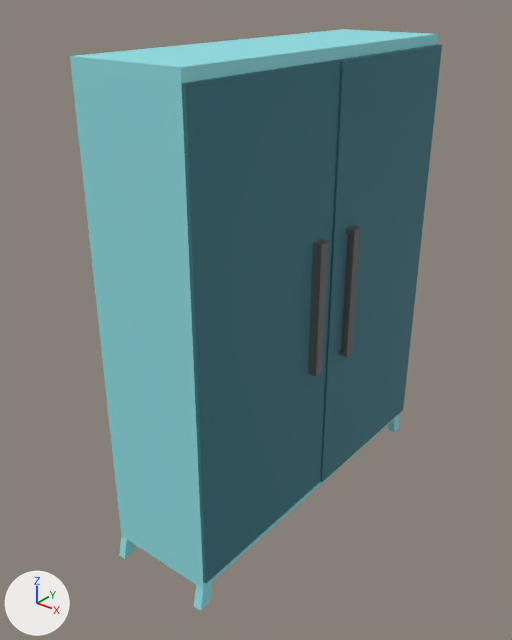
A saved change to the FBX model Baú -Modelos_3D/Cenários/Salas_Casa/Quarto_Vanessa/Guarda_Roupa.fbx.
Both versions are drawn from a 50 mm lens placed at (4.29, -5.06, 4.85), pointed at (0.44, -0.25, 1.87). Every picture has the same lights, and +X, +Y and +Z are marked at lower left. Where no turn or scale is listed for an object, it has been applied to the vertices.

Objects in the first picture: 'Armario', 'Porta_Aberta', 'Porta_Fechada'.
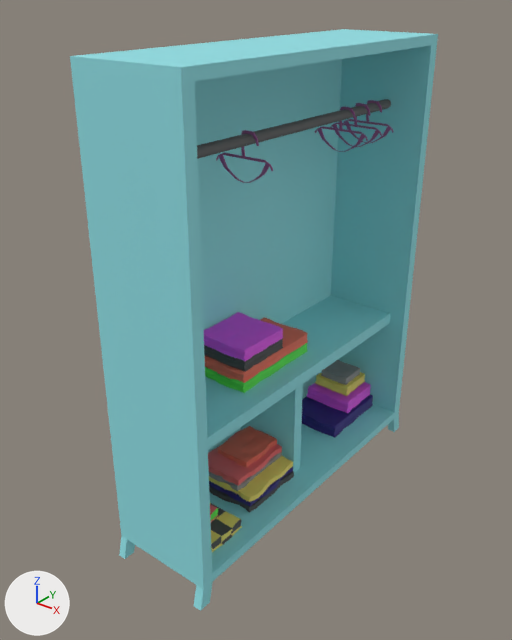
Changed parts and their boxes (x1, y1, x2, y2) in the pictures (512 x 640 px):
```json
{"object": "Porta_Aberta", "change": "deleted", "before": [181, 60, 341, 583], "on screen": "cyan", "faces in mat_material_armario_001 (its picture is missing)": [181, 60, 341, 583], "faces in mat_material_armario_002 (dark grey #666666)": [308, 239, 329, 376]}
{"object": "Porta_Fechada", "change": "deleted", "before": [320, 44, 442, 482], "on screen": "cyan", "faces in mat_material_armario_001 (its picture is missing)": [320, 44, 442, 482], "faces in mat_material_armario_002 (dark grey #666666)": [339, 226, 361, 357]}
{"object": "Complemento_Guarda_roupa.006", "change": "unchanged, uncovered by the edit", "after": [204, 312, 283, 361]}
{"object": "Apoio", "change": "unchanged, uncovered by the edit", "after": [197, 99, 391, 159]}
{"object": "Complemento_Guarda_roupa.010", "change": "unchanged, uncovered by the edit", "after": [302, 395, 373, 438]}
{"object": "Complemento_Guarda_roupa.004", "change": "unchanged, uncovered by the edit", "after": [205, 318, 308, 383]}
```

Scene script edits in JSON lines:
```json
{"op": "remove", "block": "ob_porta_fechada", "code": ["ob_porta_fechada = bpy.data.objects.new('Porta_Fechada', me_plane_002)", "ob_porta_fechada.location = (1.09, 1.77, 2.18)"]}
{"op": "remove", "block": "ob_porta_aberta", "code": ["ob_porta_aberta = bpy.data.objects.new('Porta_Aberta', me_plane_001)", "ob_porta_aberta.location = (1.07, -1.77, 2.18)"]}
```
